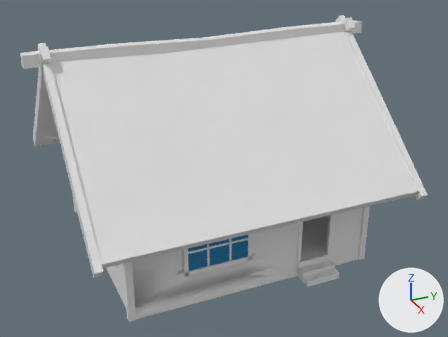
The OBJ model models/Casa_avandonada/CasaAban.obj, before and after one commit.
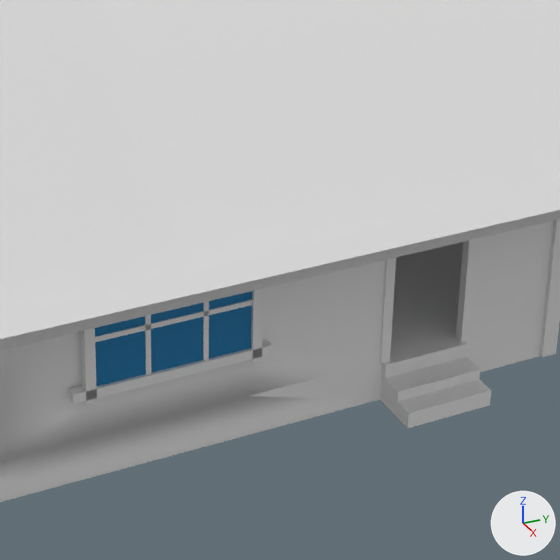
Old and new are each drawn whole from a 50 mm lens placed at (7.59, -3.18, 4.82), pointed at (0.25, 0.12, 1.15) and again close up on the part from 34% to 82% of the width and 37% to 100% of the height. The lights are fixed; the arrows at lower right show +X, +Y and +Z. Where no turn or scale is listed for an object, it has been applied to the vertices. Vertices at the same position are counted once.
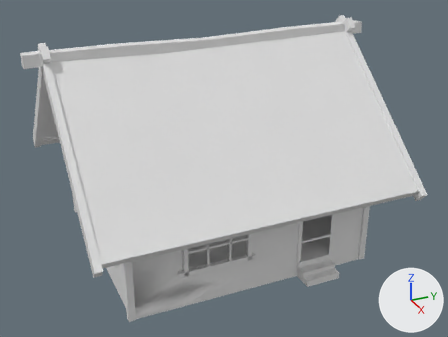
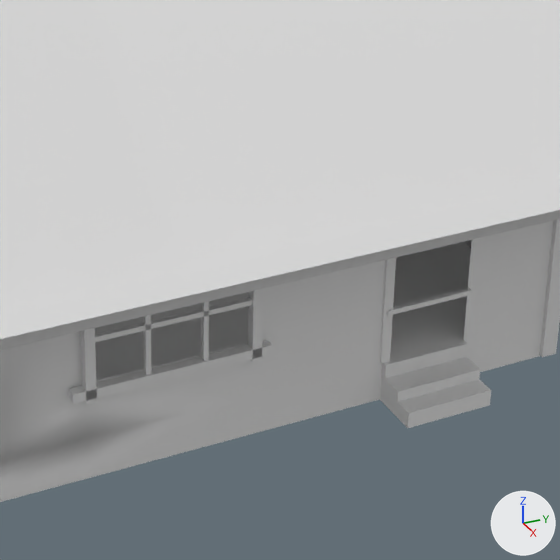
Commit message: blendin ventanas de la casa

Changed parts and their boxes [x1, y1, x2, y2] in the close-ups (560 x 560 px):
```json
{"part": 1, "of": "me_plane_008", "change": "added", "after": [387, 288, 472, 316]}
{"part": 2, "of": "me_plane_008", "change": "deleted", "before": [95, 238, 478, 386], "on screen": "blue"}
```

The change, as JSON lines over the scene's bpy script:
```json
{"block": "me_plane_008", "where": "# used by ob_plane_008; location = (0.0, 0.0, 0.0)"}
{"op": "remove", "block": "me_plane_008", "code": "me_plane_008.from_pydata(...)  # 562 vertices, 869 faces; spans x -2.08..2.08, y -2.39..2.41, z 0.0..3.08"}
{"op": "remove", "block": "me_plane_008", "code": "me_plane_008.materials.append(mat_material_006)  # picture img_ventana_png"}
{"op": "add", "block": "me_plane_008", "code": "me_plane_008.from_pydata(...)  # 518 vertices, 858 faces; spans x -2.08..2.08, y -2.39..2.41, z 0.0..3.08"}
{"block": "me_plane_008", "change": "me_plane_008 part 1: a new loose piece of 20 vertices spanning x 1.55..1.58, y 0.62..1.12, z 0.52..0.54, in mat_material_008 (its picture is missing)"}
{"block": "me_plane_008", "change": "me_plane_008 part 2: 12 loose pieces with 64 vertices, spanning x -0.98..1.6, y -1.73..1.14, z 0.23..1.21, are deleted"}
```
